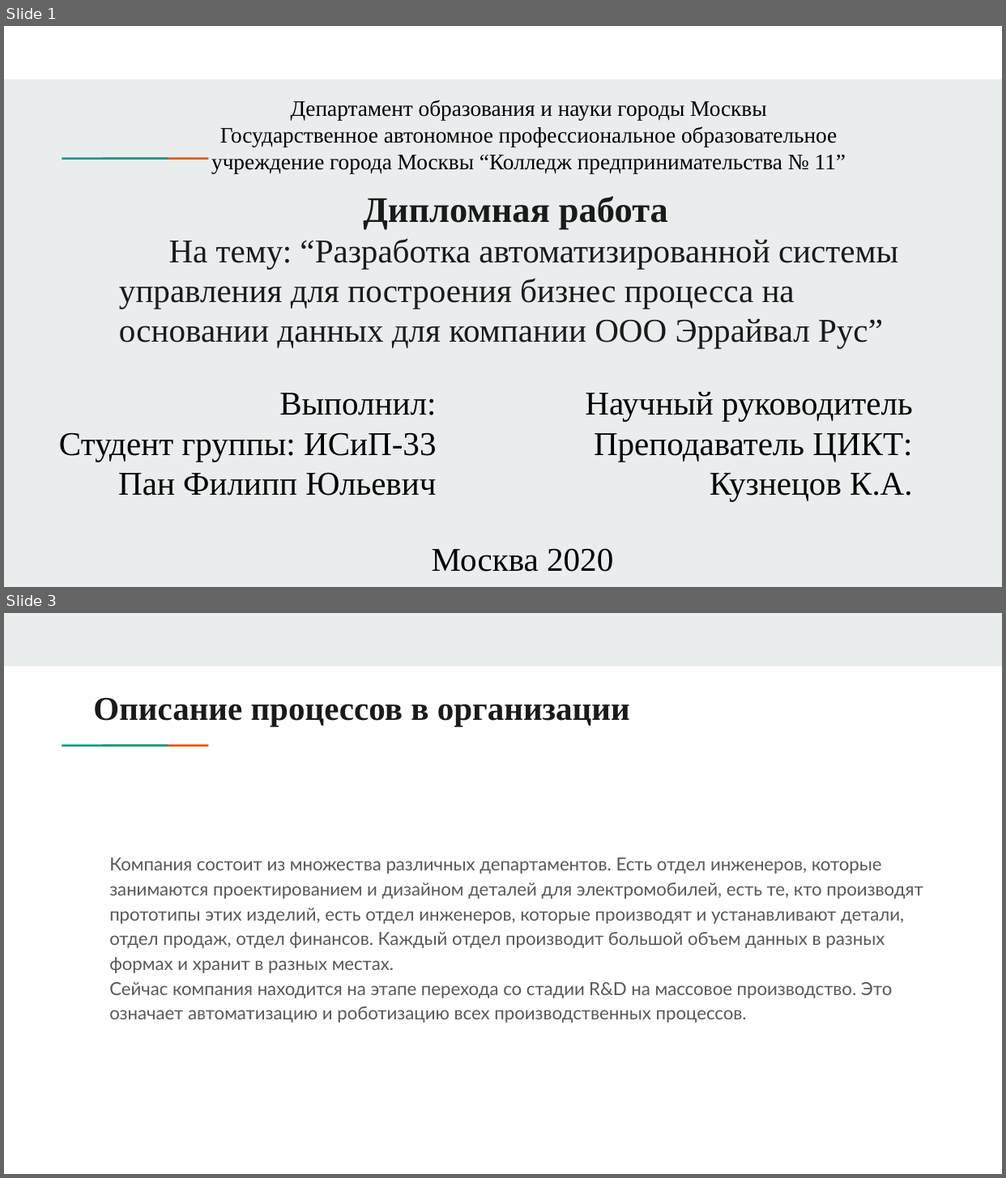
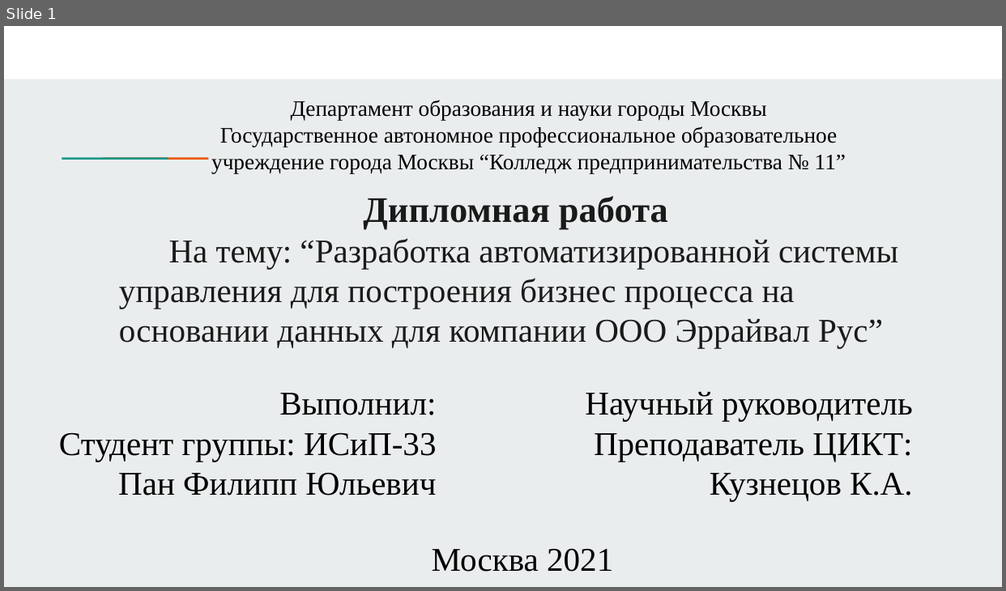
Before and after one commit to PhilippPan/DiplomaKP11, a slide deck: Презентация дипломной работы.pptx. Shown one above the other, each under a label of ours: slides 1 and 3 before the commit, slide 1 after it; the slides between them are not shown. The pictures are 1006x1178 and 1006x591 pixels, drawn with LibreOffice and Linux fonts; fonts in the diff are those of the drawing. Boxes give left, top, right and bottom in pixels: in the first picture for what was removed or moved away, otherwise in the second. Text is boxed around its words. In the diff, an @@ line names an element or a change of style, - is before the commit and + after.

```diff
--- a/Презентация дипломной работы.pptx
+++ b/Презентация дипломной работы.pptx
@@ slide 3 removed at box(4, 613, 1002, 1174), background #FFFFFF; not listed: 2 template elements that a slide beside it also shows @@
@@ rectangle removed at box(4, 613, 1002, 666) @@
@@ title removed at box(93, 698, 630, 726) @@
-Описание процессов в организации
@@ text removed at box(109, 858, 923, 1023) @@
-Компания состоит из множества различных департаментов. Есть отдел инженеров, которые занимаются проектированием и дизайном деталей для электромобилей, есть те, кто производят прототипы этих изделий, есть отдел инженеров, которые производят и устанавливают детали, отдел продаж, отдел финансов. Каждый отдел производит большой объем данных в разных формах и хранит в разных местах.
-Сейчас компания находится на этапе перехода со стадии R&D на массовое производство. Это означает автоматизацию и роботизацию всех производственных процессов.
@@ slide 1 changed as well @@
@@ subtitle at box(432, 548, 613, 572): text changed @@
-Москва 2020
+Москва 2021
```
Also in this commit, not shown: 2 other slides changed, 8 slides added, 4 other slides removed, 1 other file.
